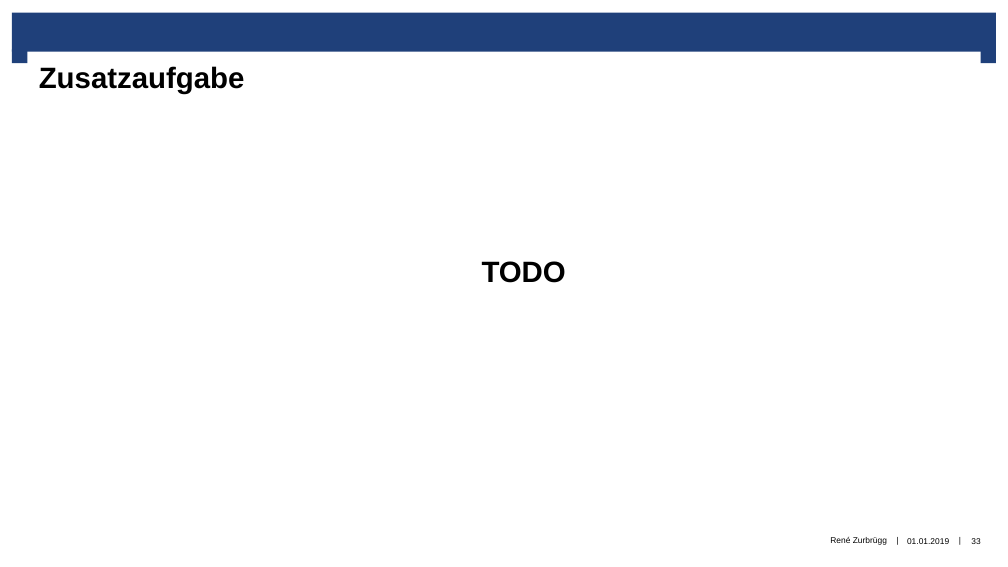
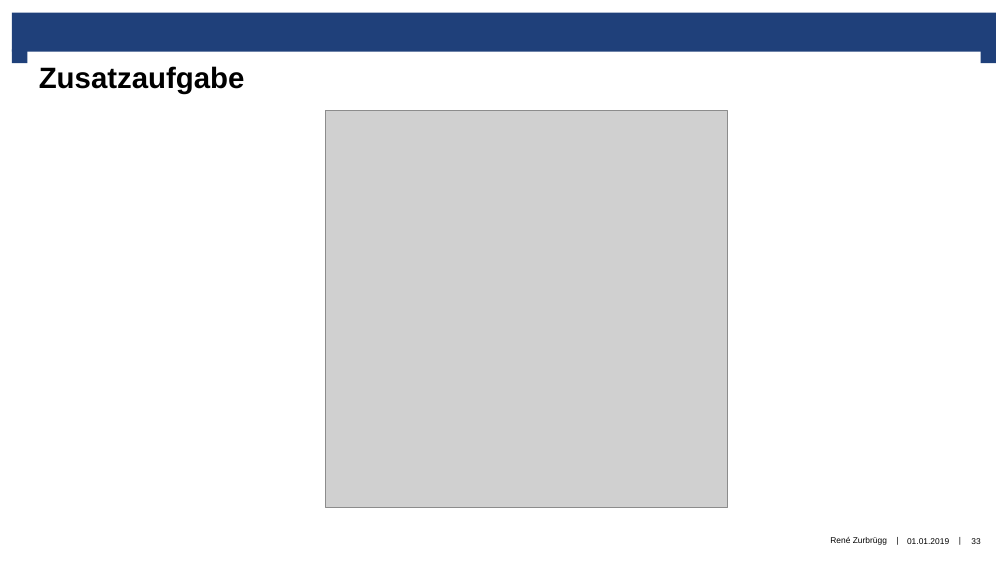
Before and after one commit to renezurbruegg/pvk_nus1, a slide deck: slide 33 of präsentation/magnetfeld.pptx. Drawn at 1008x567 pixels with LibreOffice and Linux fonts; fonts in the diff are those of the drawing; grey boxes stand for pictures; background and template pictures are left out. Boxes give left, top, right and bottom in pixels: in the first picture for what was removed or moved away, otherwise in the second. Text is boxed around its words. In the diff, an @@ line names an element or a change of style, - is before the commit and + after.

```diff
--- a/präsentation/magnetfeld.pptx
+++ b/präsentation/magnetfeld.pptx
@@ picture added at (325, 111, 727, 508) @@
@@ text removed at (482, 261, 566, 283) @@
-TODO
```
Also in this commit, not shown: 3 other slides changed, 8 slides added, 42 other files.
